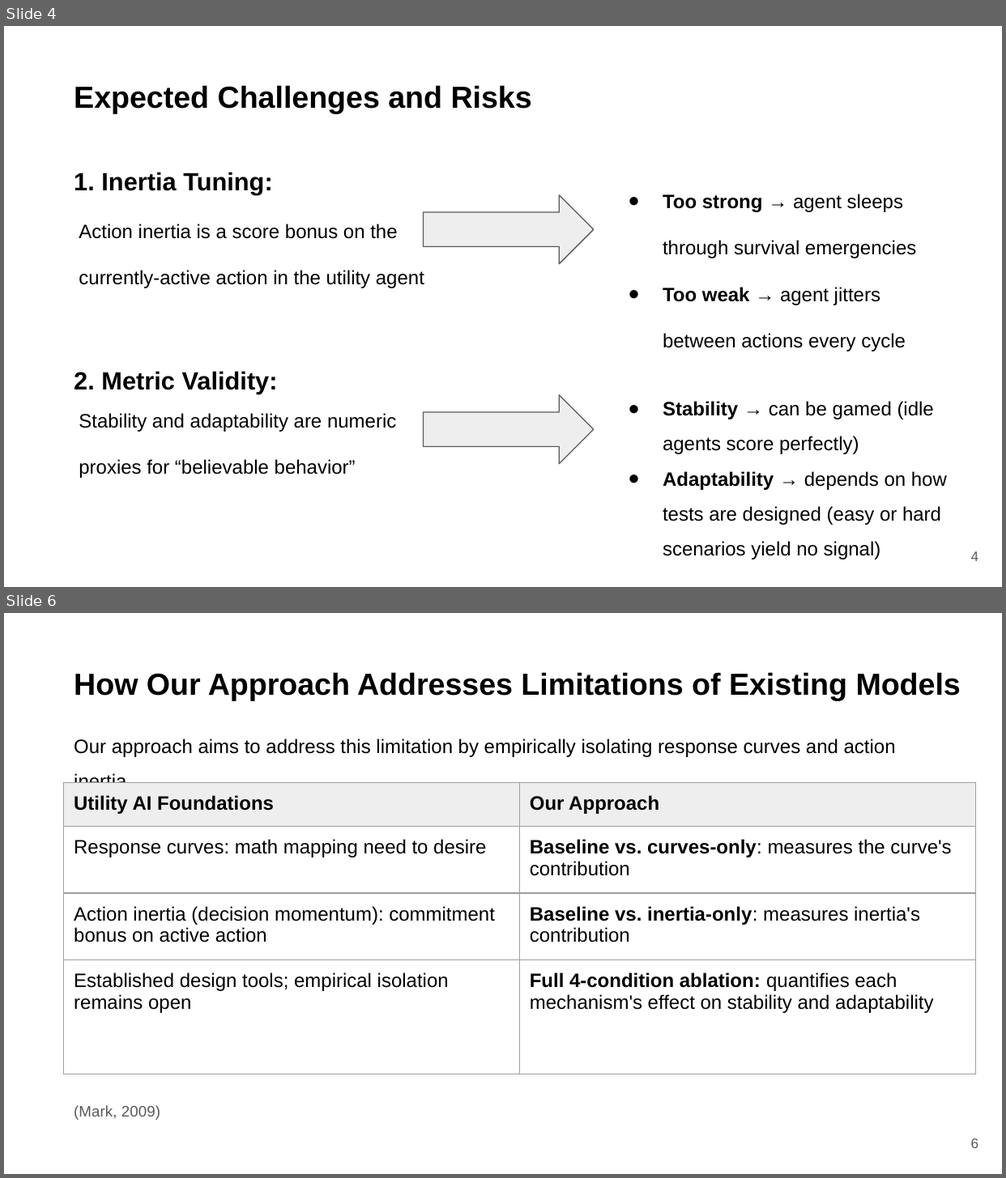
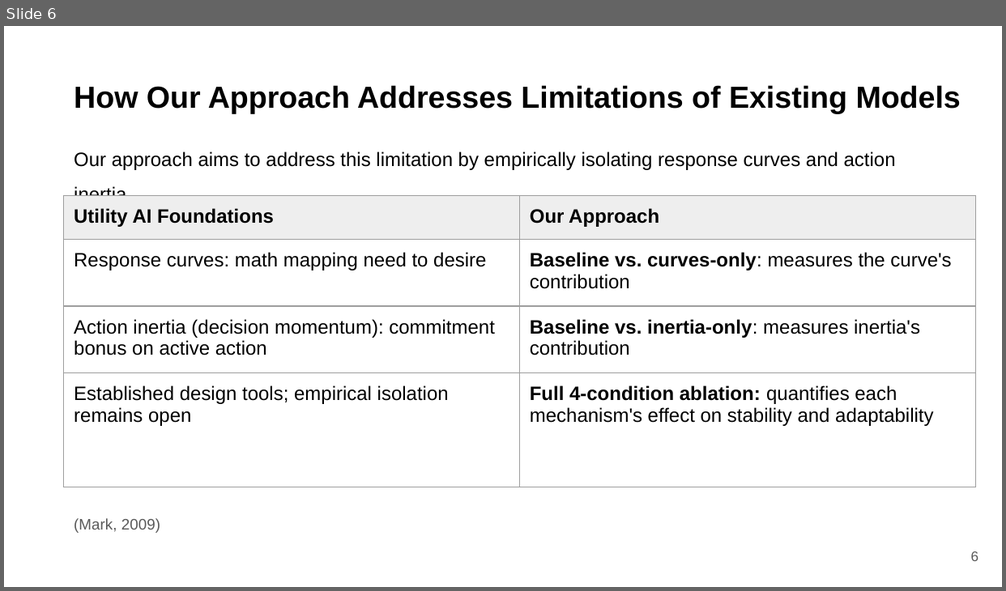
Before and after one commit to wj1212/Utility-Sim, a slide deck: Wenjie_Jiang_Progress_Update_August2026.pptx. Shown one above the other, each under a label of ours: slides 4 and 6 before the commit, slide 6 after it; the slides between them are not shown. The pictures are 1006x1178 and 1006x591 pixels, drawn with LibreOffice and Linux fonts; fonts in the diff are those of the drawing; background and template pictures are left out. Boxes give left, top, right and bottom in pixels: in the first picture for what was removed or moved away, otherwise in the second. Text is boxed around its words. In the diff, an @@ line names an element or a change of style, - is before the commit and + after.

```diff
--- a/Wenjie_Jiang_Progress_Update_August2026.pptx
+++ b/Wenjie_Jiang_Progress_Update_August2026.pptx
@@ slide 4 removed at [4, 26, 1002, 587], background picture (left out) @@
@@ title removed at [74, 85, 532, 114] @@
-Expected Challenges and Risks
@@ text removed at [74, 172, 272, 194] @@
-1. Inertia Tuning:
@@ right arrow removed at [423, 195, 594, 264] @@
@@ text removed at [663, 194, 916, 352] @@
-● Too strong → agent sleeps through survival emergencies
-● Too weak → agent jitters between actions every cycle
@@ text removed at [79, 224, 424, 288] @@
-Action inertia is a score bonus on the currently-active action in the utility agent
@@ text removed at [74, 371, 278, 395] @@
-2. Metric Validity:
@@ text removed at [79, 413, 396, 478] @@
-Stability and adaptability are numeric proxies for “believable behavior”
@@ right arrow removed at [423, 395, 594, 464] @@
@@ text removed at [663, 401, 947, 560] @@
-● Stability → can be gamed (idle agents score perfectly)
-● Adaptability → depends on how tests are designed (easy or hard scenarios yield no signal)
@@ page number removed at [971, 552, 979, 561] @@
-4
```
Also in this commit, not shown: 2 slides changed, 3 slides added, 2 other slides removed, 8 other files.
